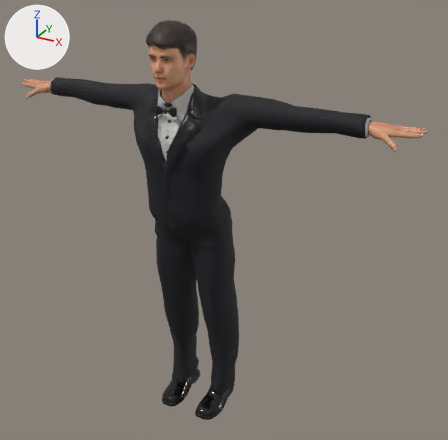
An edit to the glTF model e63334287a3deaa3/blacktie/assets/agent.glb, drawn before and after from the same camera.
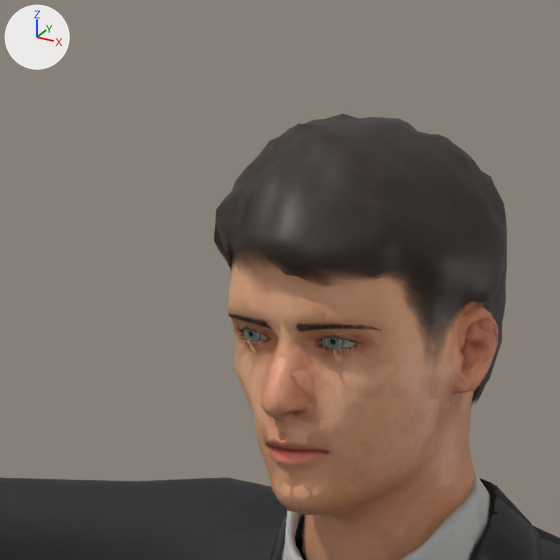
The first picture shows the older version from a camera (50 mm lens) standing at (1.41, -2.3, 2.21) and looking at (0.13, 0.03, 1.04). The close-ups show the older and then the newer version on the part from 24% to 46% of the width and 0% to 22% of the height of that picture. Only the edits that show in the close-ups are written down. Arrows for +X, +Y and +Z are at upper left; the lights stay in place. Objects named as collision shapes, trigger or cutter boxes, shadow casters or lower levels of detail are left out. Vertices at exactly the same position are counted once.

The first close-up shows 'Agent', 'AgentHair', 'AgentLOD1' and 1 more.
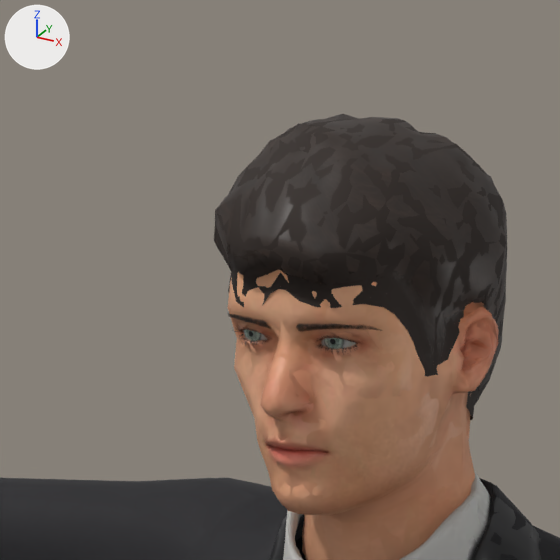
Where the change shows, as pixel boxes (x1, y1, x2, y2) in the close-ups (560 x 560 px):
'AgentLOD1', reshaped: before (0, 255, 560, 560); after (0, 119, 560, 560)
part 1 of me_agentlod1, added: after (215, 119, 507, 420)
part 2 of me_agentlod1, edited (looks the same): (228, 270, 499, 560) in both
part 3 of me_agentlod1, edited (looks the same): (0, 474, 560, 560) in both

Edits to the bpy script that builds the scene:
```text
Add img_lod_albedo:
    img_lod_albedo = load_image('lod_albedo', '_unpacked/lod_albedo', 1024, 528, 'sRGB')
Add mat_agentlod:
    mat_agentlod = principled_material('AgentLOD')
    mat_agentlod.texture = img_lod_albedo
    mat_agentlod.roughness = 0.8
Change me_agentlod1:
    used by ob_agentlod1; location = (0.0, 0.0, 0.0)
    remove me_agentlod1.from_pydata(...)  # 3169 vertices, 6000 faces; spans x -1.0..1.0, y -0.28..0.14, z 0.0..1.93
    add me_agentlod1.from_pydata(...)  # 3459 vertices, 6500 faces; spans x -1.0..1.0, y -0.28..0.14, z 0.0..1.94
    me_agentlod1 part 1: a new loose piece of 290 vertices spanning x -0.1..0.09, y -0.28..-0.05, z 1.73..1.94, in mat_agentlod (picture img_lod_albedo)
    me_agentlod1 part 2: 1911 faces spanning x -1.0..1.0, y -0.28..0.04, z 1.52..1.93 switch from mat_agentskin to mat_agentlod (picture img_lod_albedo)
    me_agentlod1 part 3: 4071 faces spanning x -0.79..0.8, y -0.25..0.14, z 0.0..1.7 switch from mat_agentcloth to mat_agentlod (picture img_lod_albedo)
    other edits to the shape of me_agentlod1 do not show in these pictures
```
